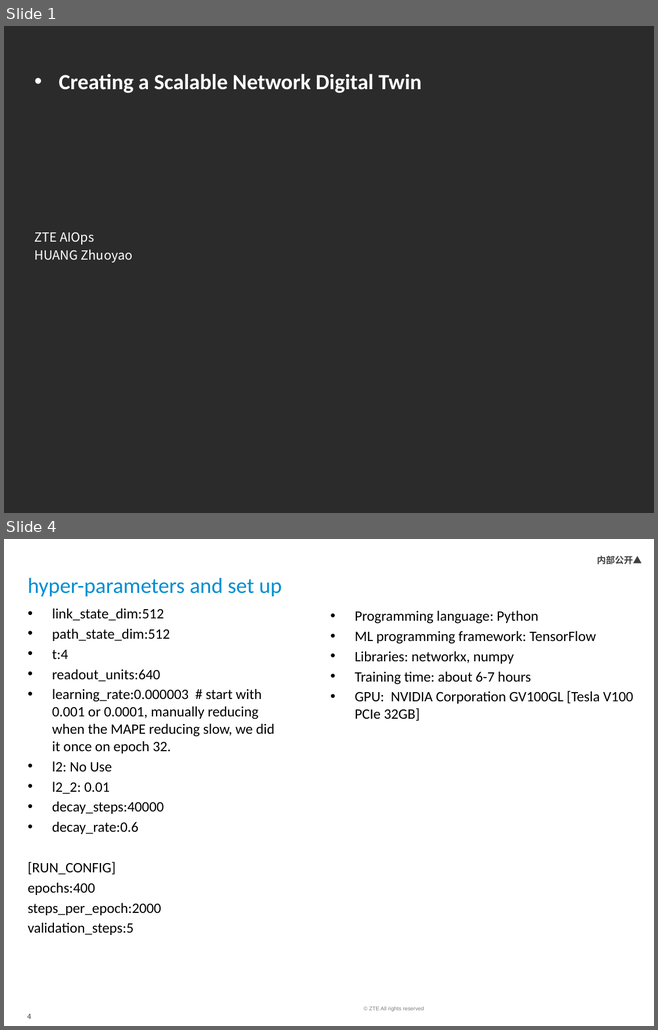
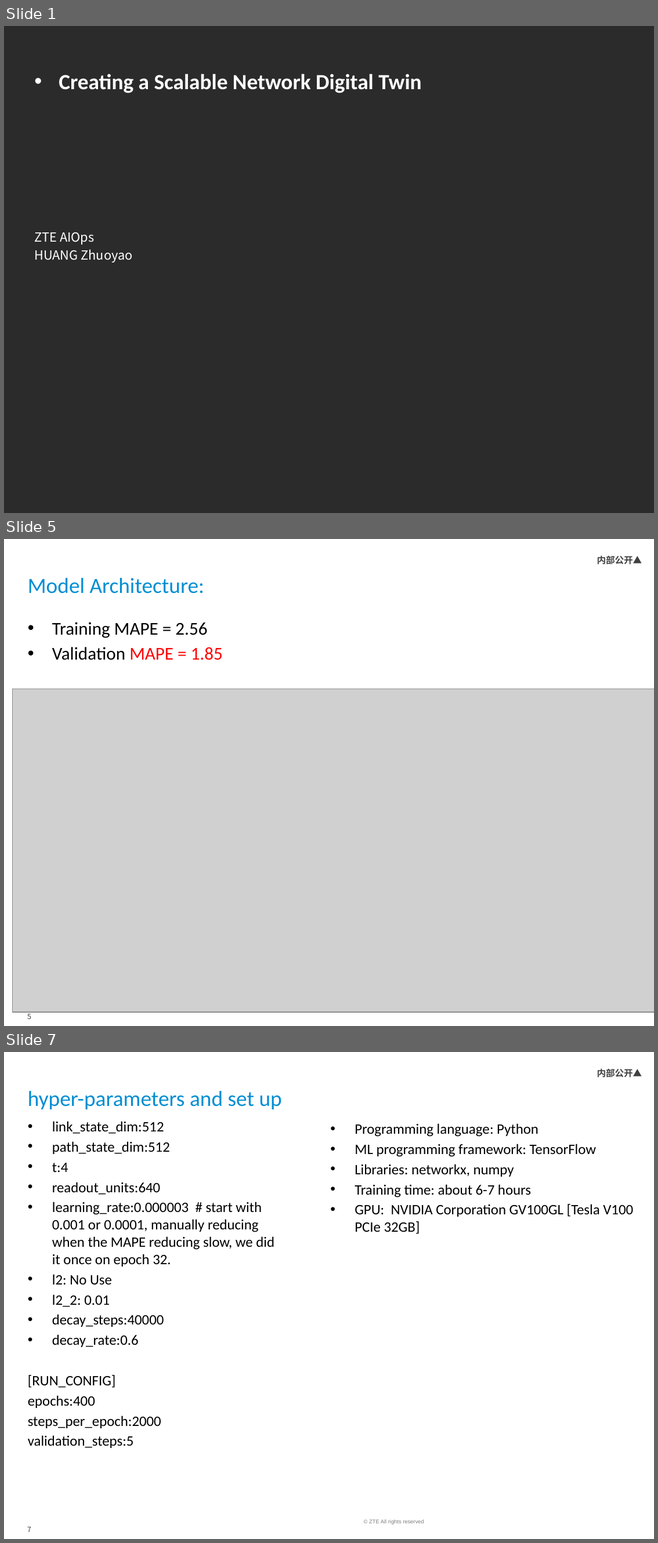
Before and after one commit to ITU-AI-ML-in-5G-Challenge/Graph-Neural-Networking-Challenge-2021-team-ZTE-AiOps, a slide deck: doc/solution from ZTE AIOps.pptx. Shown one above the other, each under a label of ours: slides 1 and 4 before the commit, slides 1, 5 and 7 after it; the slides between them are not shown. The pictures are 658x1030 and 658x1543 pixels, drawn with LibreOffice and Linux fonts; fonts in the diff are those of the drawing; grey boxes stand for pictures; background and template pictures are left out; a plain dark background stands for a picture behind light text. Boxes give left, top, right and bottom in pixels: in the first picture for what was removed or moved away, otherwise in the second. Text is boxed around its words. In the diff, an @@ line names an element or a change of style, - is before the commit and + after.

```diff
--- a/doc/solution from ZTE AIOps.pptx
+++ b/doc/solution from ZTE AIOps.pptx
@@ slide 5 added at (4,539,654,1026), background #FFFFFF; not listed: 3 template elements that a slide beside it also shows @@
@@ title added at (28,578,205,594), 24 pt, text #008ED3 @@
+Model Architecture:
@@ text added at (52,622,223,660), 20 pt, text #000000 @@
+• Training MAPE = 2.56
+• Validation MAPE = 1.85
@@ picture added at (13,689,654,1012) @@
@@ what was slide 4 is now slide 7 @@
@@ page number at (27,1527,31,1532): text changed @@
-4
+7
```
Also in this commit, not shown: 2 slides changed, 2 other slides added.
